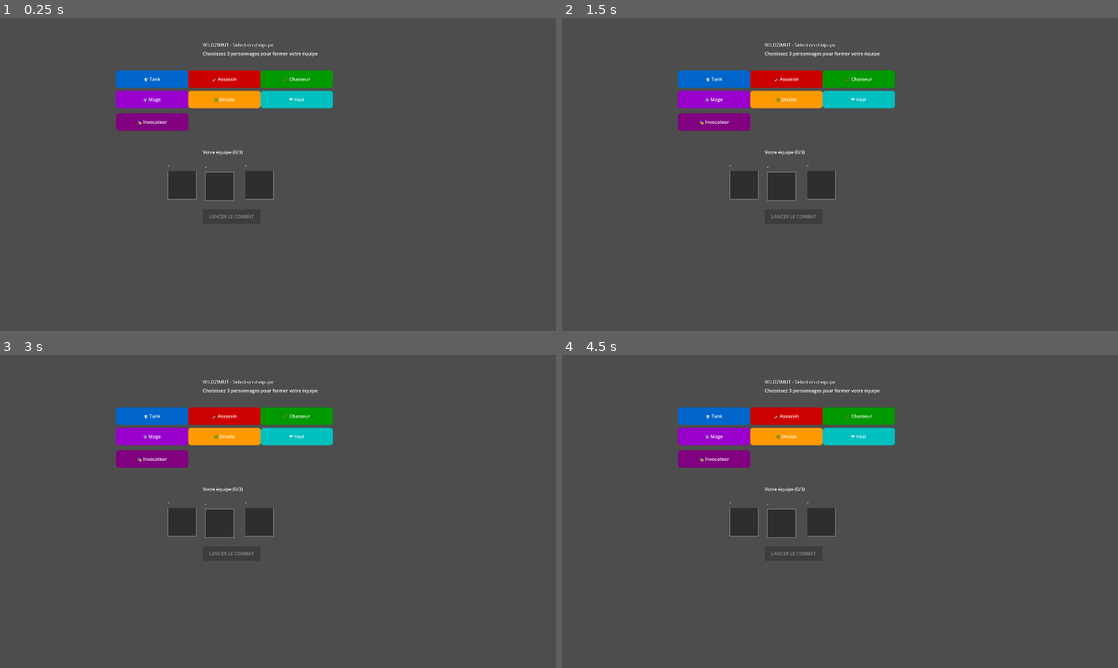
Above: before the commit, frames 1-4 (two rows, left to right).
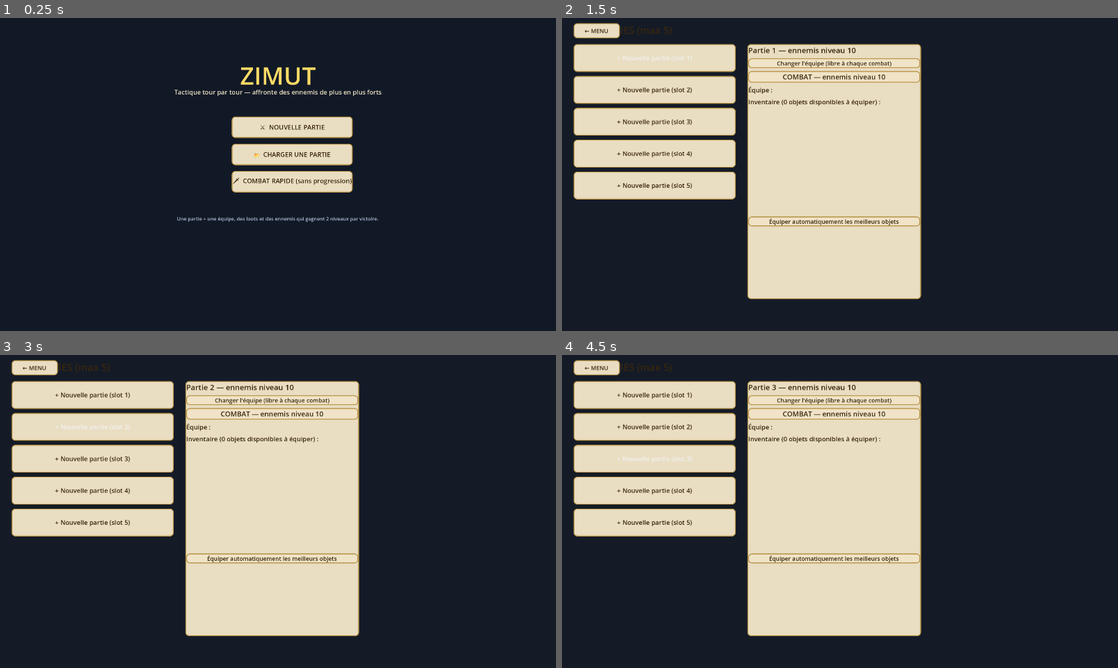
Above: after the commit, the same moments.

Repository: CharlieG42/Zimut
Game: Godot game, scene res://scenes/MainMenu.tscn
Two runs of this game, one before a commit and one after it. Both use one fixed random seed, a clock stepped at 60 frames per second and the inputs below. Before the commit the project starts from res://scenes/TeamSelection.tscn.
Inputs (mouse positions are in pixels of both pictures, inside the frame that each line leads up to):
- Up to frame 1 (0.25 s): no input
- Up to frame 2 (1.5 s): click (856, 127) at 0.5 s, where only the run after the commit has a clickable "⚔ NOUVELLE PARTIE"; click (656, 58) at 1.25 s, where only the run after the commit has a clickable "+ Nouvelle partie (slot 1)"
- Up to frame 3 (3 s): click (94, 395) at 2 s, where only the run after the commit has a clickable "+ Nouvelle partie (slot 1)"; click (94, 426) at 2.75 s, where only the run after the commit has a clickable "+ Nouvelle partie (slot 2)"
- Up to frame 4 (4.5 s): click (656, 426) at 3.5 s, where only the run after the commit has a clickable "+ Nouvelle partie (slot 2)"; click (656, 458) at 4.25 s, where only the run after the commit has a clickable "+ Nouvelle partie (slot 3)"

The runs differ from the first frame. In frame 1, 100% of the frame differs, in the area x 0-100%, y 0-100%; in frame 2, 100%; in frame 3, 100%; in frame 4, 100%.

Commit message:
feat(zimut): menu démarrage, fenêtre de loots, journal des loots, équipement par perso
- Écran de démarrage (MainMenu.tscn, nouvelle scène principale) :
  nouvelle partie, charger une partie, combat rapide sans progression
- Fin de combat : fenêtre des loots gagnés AVANT l'écran continuer/
  arrêter (types, noms, stats détaillées, niveau ennemis au prochain
  combat)
- Journal cumulé des loots par partie (loot_log) + bouton 'Voir tous
  les loots gagnés' dans l'écran des parties
- Sélection d'équipe : bouton ÉQUIPEMENT ouvrant le panneau
  d'équipement — sélection du perso, emplacements (10 slots), items
  compatibles de l'inventaire, équiper/déséquiper item par item
- L'équipe sélectionnée est synchronisée avec la partie avant
  l'équipement (l'équipement suit la classe)
- Boutons retour au menu sur SaveSlots et TeamSelection

Co-authored-by: CharlieG42 <CharlieG42@users.noreply.github.com>

Diff:
--- a/prototype/zimut/project.godot
+++ b/prototype/zimut/project.godot
@@ -11,7 +11,7 @@
 [application]
 
 config/name="Zimut_Iso"
-run/main_scene="res://scenes/TeamSelection.tscn"
+run/main_scene="res://scenes/MainMenu.tscn"
 config/features=PackedStringArray("4.7", "Forward Plus")
 config/icon="res://icon.svg"
 script/strict_mode=false
--- /dev/null
+++ b/prototype/zimut/scenes/MainMenu.tscn
@@ -0,0 +1,6 @@
+[gd_scene format=3]
+
+[ext_resource type="Script" path="res://scripts/MainMenuUI.gd" id="1"]
+
+[node name="MainMenu" type="CanvasLayer"]
+script = ExtResource("1")
--- /dev/null
+++ b/prototype/zimut/scripts/MainMenuUI.gd
@@ -0,0 +1,79 @@
+extends CanvasLayer
+## MainMenuUI.gd — Écran de démarrage : nouvelle partie, charger une partie,
+## ou combat rapide (sans progression).
+
+const COL_PANEL := Color(0.94, 0.89, 0.78, 0.97)
+const COL_BORDER := Color(0.72, 0.58, 0.28, 1.0)
+const COL_TXT := Color(0.22, 0.15, 0.05)
+
+func _ready() -> void:
+	var root := Control.new()
+	root.set_anchors_preset(Control.PRESET_FULL_RECT)
+	add_child(root)
+	var bg := ColorRect.new()
+	bg.color = Color(0.06, 0.09, 0.14, 0.95)
+	bg.set_anchors_preset(Control.PRESET_FULL_RECT)
+	root.add_child(bg)
+
+	var title := Label.new()
+	title.text = "ZIMUT"
+	title.add_theme_font_size_override("font_size", 84)
+	title.add_theme_color_override("font_color", Color(1.0, 0.86, 0.4))
+	title.position = Vector2(760, 140)
+	title.size = Vector2(400, 100)
+	title.horizontal_alignment = HORIZONTAL_ALIGNMENT_CENTER
+	root.add_child(title)
+	var sub := Label.new()
+	sub.text = "Tactique tour par tour — affronte des ennemis de plus en plus forts"
+	sub.add_theme_font_size_override("font_size", 22)
+	sub.add_theme_color_override("font_color", COL_PANEL)
+	sub.position = Vector2(560, 240)
+	sub.size = Vector2(800, 40)
+	sub.horizontal_alignment = HORIZONTAL_ALIGNMENT_CENTER
+	root.add_child(sub)
+
+	var box := VBoxContainer.new()
+	box.position = Vector2(800, 340)
+	box.add_theme_constant_override("separation", 20)
+	root.add_child(box)
+
+	box.add_child(_btn("⚔  NOUVELLE PARTIE", func() -> void:
+		# Réinitialiser le contexte de partie puis ouvrir la gestion des slots
+		GameManager.active_save = {}
+		GameManager.active_slot = -1
+		get_tree().change_scene_to_file("res://scenes/SaveSlots.tscn")))
+	box.add_child(_btn("📂  CHARGER UNE PARTIE", func() -> void:
+		GameManager.active_save = {}
+		GameManager.active_slot = -1
+		get_tree().change_scene_to_file("res://scenes/SaveSlots.tscn")))
+	box.add_child(_btn("🗡  COMBAT RAPIDE (sans progression)", func() -> void:
+		GameManager.active_save = {}
+		GameManager.active_slot = -1
+		GameManager.clear_custom_team()
+		get_tree().change_scene_to_file("res://scenes/TeamSelection.tscn")))
+
+	var hint := Label.new()
+	hint.text = "Une partie = une équipe, des loots et des ennemis qui gagnent 2 niveaux par victoire."
+	hint.add_theme_font_size_override("font_size", 17)
+	hint.add_theme_color_override("font_color", Color(0.7, 0.75, 0.85))
+	hint.position = Vector2(560, 680)
+	hint.size = Vector2(800, 40)
+	hint.horizontal_alignment = HORIZONTAL_ALIGNMENT_CENTER
+	root.add_child(hint)
+
+func _btn(txt: String, cb: Callable) -> Button:
+	var b := Button.new()
+	b.text = txt
+	b.custom_minimum_size = Vector2(340, 74)
+	b.add_theme_font_size_override("font_size", 22)
+	b.add_theme_color_override("font_color", COL_TXT)
+	var s := StyleBoxFlat.new()
+	s.bg_color = COL_PANEL
+	s.border_color = COL_BORDER
+	s.set_border_width_all(3)
+	s.set_corner_radius_all(12)
+	b.add_theme_stylebox_override("normal", s)
+	b.add_theme_stylebox_override("hover", s)
+	b.add_theme_stylebox_override("pressed", s)
+	b.pressed.connect(cb)
+	return b
--- a/prototype/zimut/scripts/ProgressionManager.gd
+++ b/prototype/zimut/scripts/ProgressionManager.gd
@@ -166,6 +166,16 @@
 	for l: Dictionary in loots:
 		data["inventory"].append(l)
 	data["last_loots"] = loots
+	# Journal cumulé des loots gagnés dans cette partie
+	var log_arr: Array = data.get("loot_log", [])
+	for l: Dictionary in loots:
+		log_arr.append({
+			"type": l.get("type", ""), "name": l.get("name", ""), "level": int(l.get("level", 0)),
+			"force": int(l.get("force", 0)), "intelligence": int(l.get("intelligence", 0)),
+			"agility": int(l.get("agility", 0)), "wisdom": int(l.get("wisdom", 0)),
+			"vita": int(l.get("vita", 0)), "defense": int(l.get("defense", 0)),
+		})
+	data["loot_log"] = log_arr
 	progression_changed.emit()
 	return data
 
--- a/prototype/zimut/scripts/SaveSlotsUI.gd
+++ b/prototype/zimut/scripts/SaveSlotsUI.gd
@@ -33,6 +33,19 @@
 	title.add_theme_color_override("font_color", COL_TXT)
 	title.position = Vector2(40, 18)
 	_root.add_child(title)
+
+	var back := Button.new()
+	back.text = "← MENU"
+	back.position = Vector2(40, 18)
+	back.custom_minimum_size = Vector2(160, 52)
+	back.add_theme_font_size_override("font_size", 20)
+	back.add_theme_color_override("font_color", COL_TXT)
+	back.add_theme_stylebox_override("normal", _flat())
+	back.pressed.connect(func() -> void:
+		GameManager.active_save = {}
+		GameManager.active_slot = -1
+		get_tree().change_scene_to_file("res://scenes/MainMenu.tscn"))
+	_root.add_child(back)
 
 	_slots_box = VBoxContainer.new()
 	_slots_box.position = Vector2(40, 90)
@@ -148,7 +161,7 @@
 	# Inventaire
 	var inv: Array = data.get("inventory", [])
 	var inv_lbl := Label.new()
-	inv_lbl.text = "Inventaire (%d objets) :" % inv.size()
+	inv_lbl.text = "Inventaire (%d objets disponibles à équiper) :" % inv.size()
 	inv_lbl.add_theme_font_size_override("font_size", 22)
 	inv_lbl.add_theme_color_override("font_color", COL_TXT)
 	_detail_box.add_child(inv_lbl)
@@ -168,6 +181,17 @@
 		row2.add_theme_font_size_override("font_size", 16)
 		row2.add_theme_color_override("font_color", COL_TXT)
 		inv_box.add_child(row2)
+	# Journal des loots gagnés (historique complet de la partie)
+	var log_arr: Array = data.get("loot_log", [])
+	if log_arr.size() > 0:
+		var log_btn := Button.new()
+		log_btn.text = "Voir tous les loots gagnés (%d)" % log_arr.size()
+		log_btn.add_theme_font_size_override("font_size", 20)
+		log_btn.add_theme_color_override("font_color", COL_TXT)
+		log_btn.add_theme_stylebox_override("normal", _flat())
+		log_btn.pressed.connect(func() -> void: _show_loot_log(log_arr))
+		_detail_box.add_child(log_btn)
+
 	# Équiper : simple boucle d'équipement auto sur l'équipe en place
 	var auto_btn := Button.new()
 	auto_btn.text = "Équiper automatiquement les meilleurs objets"
@@ -206,3 +230,41 @@
 				break
 	ProgressionManager.write_save(_current_slot, _current)
 	_show_detail(ProgressionManager.load_save(_current_slot), _current_slot)
+
+
+func _show_loot_log(log_arr: Array) -> void:
+	var dialog := PanelContainer.new()
+	dialog.add_theme_stylebox_override("panel", _flat())
+	dialog.set_anchors_preset(Control.PRESET_CENTER)
+	dialog.position = Vector2(700, 160)
+	_root.add_child(dialog)
+	var box := VBoxContainer.new()
+	box.add_theme_constant_override("separation", 8)
+	dialog.add_child(box)
+	var title := Label.new()
+	title.text = "LOOTS GAGNÉS DANS CETTE PARTIE (%d)" % log_arr.size()
+	title.add_theme_font_size_override("font_size", 24)
+	title.add_theme_color_override("font_color", COL_TXT)
+	box.add_child(title)
+	var scroll := ScrollContainer.new()
+	scroll.custom_minimum_size = Vector2(520, 520)
+	box.add_child(scroll)
+	var rows := VBoxContainer.new()
+	rows.add_theme_constant_override("separation", 6)
+	scroll.add_child(rows)
+	for it: Dictionary in log_arr:
+		var row := Label.new()
+		row.text = "✦ [%s] %s (nv%d) F%d I%d A%d S%d V%d D%d" % [
+			it.get("type", "?"), it.get("name", "?"), int(it.get("level", 0)),
+			int(it.get("force", 0)), int(it.get("intelligence", 0)), int(it.get("agility", 0)),
+			int(it.get("wisdom", 0)), int(it.get("vita", 0)), int(it.get("defense", 0))]
+		row.add_theme_font_size_override("font_size", 17)
+		row.add_theme_color_override("font_color", COL_TXT)
+		rows.add_child(row)
+	var close := Button.new()
+	close.text = "Fermer"
+	close.add_theme_font_size_override("font_size", 20)
+	close.add_theme_color_override("font_color", COL_TXT)
+	close.add_theme_stylebox_override("normal", _flat())
+	close.pressed.connect(dialog.queue_free)
+	box.add_child(close)
--- /dev/null
+++ b/prototype/zimut/scripts/TeamEquipmentUI.gd
@@ -0,0 +1,209 @@
+extends CanvasLayer
+## TeamEquipmentUI.gd — Panneau d'équipement de l'équipe pendant la sélection.
+## Sélection d'un personnage de l'équipe, puis équipement item par item
+## depuis l'inventaire de la partie active.
+
+signal closed
+
+const COL_PANEL := Color(0.94, 0.89, 0.78, 0.97)
+const COL_BORDER := Color(0.72, 0.58, 0.28, 1.0)
+const COL_TXT := Color(0.22, 0.15, 0.05)
+const COL_SEL := Color(0.98, 0.86, 0.45)
+
+var _root: Control
+var _member_list: ItemList
+var _slots_list: ItemList
+var _inv_list: ItemList
+var _stats_label: Label
+var _save: Dictionary = {}
+var _slot: int = -1
+var _member_idx: int = -1
+
+func open(save_data: Dictionary, slot: int) -> void:
+	_save = save_data
+	_slot = slot
+	_build()
+	refresh()
+
+func _build() -> void:
+	if _root != null and is_instance_valid(_root):
+		_root.queue_free()
+	_root = Control.new()
+	_root.set_anchors_preset(Control.PRESET_FULL_RECT)
+	add_child(_root)
+	var bg := ColorRect.new()
+	bg.color = Color(0.06, 0.09, 0.14, 0.92)
+	bg.set_anchors_preset(Control.PRESET_FULL_RECT)
+	_root.add_child(bg)
+
+	var title := Label.new()
+	title.text = "ÉQUIPEMENT DE L'ÉQUIPE"
+	title.add_theme_font_size_override("font_size", 34)
+	title.add_theme_color_override("font_color", COL_TXT)
+	title.position = Vector2(60, 20)
+	_root.add_child(title)
+
+	# Colonne 1 : membres de l'équipe
+	var l1 := Label.new()
+	l1.text = "Personnages :"
+	l1.position = Vector2(60, 90)
+	l1.add_theme_font_size_override("font_size", 22)
+	l1.add_theme_color_override("font_color", COL_TXT)
+	_root.add_child(l1)
+	_member_list = ItemList.new()
+	_member_list.position = Vector2(60, 130)
+	_member_list.custom_minimum_size = Vector2(300, 380)
+	_member_list.item_selected.connect(_on_member_selected)
+	_root.add_child(_member_list)
+
+	# Colonne 2 : emplacements du membre sélectionné
+	var l2 := Label.new()
+	l2.text = "Emplacements :"
+	l2.position = Vector2(400, 90)
+	l2.add_theme_font_size_override("font_size", 22)
+	l2.add_theme_color_override("font_color", COL_TXT)
+	_root.add_child(l2)
+	_slots_list = ItemList.new()
+	_slots_list.position = Vector2(400, 130)
+	_slots_list.custom_minimum_size = Vector2(340, 380)
+	_slots_list.item_selected.connect(_on_slot_selected)
+	_root.add_child(_slots_list)
+
+	# Colonne 3 : inventaire (items compatibles avec l'emplacement choisi)
+	var l3 := Label.new()
+	l3.text = "Inventaire :"
+	l3.position = Vector2(780, 90)
+	l3.add_theme_font_size_override("font_size", 22)
+	l3.add_theme_color_override("font_color", COL_TXT)
+	_root.add_child(l3)
+	_inv_list = ItemList.new()
+	_inv_list.position = Vector2(780, 130)
+	_inv_list.custom_minimum_size = Vector2(480, 380)
+	_inv_list.item_selected.connect(_on_inv_selected)
+	_root.add_child(_inv_list)
+
+	# Stats du membre avec bonus d'équipement
+	_stats_label = Label.new()
+	_stats_label.position = Vector2(400, 530)
+	_stats_label.add_theme_font_size_override("font_size", 19)
+	_stats_label.add_theme_color_override("font_color", COL_TXT)
+	_root.add_child(_stats_label)
+
+	var close := Button.new()
+	close.text = "FERMER"
+	close.position = Vector2(1160, 530)
+	close.custom_minimum_size = Vector2(180, 64)
+	close.add_theme_font_size_override("font_size", 22)
+	close.add_theme_color_override("font_color", COL_TXT)
+	close.add_theme_stylebox_override("normal", _flat(COL_SEL, COL_BORDER, 12, 3))
+	close.pressed.connect(func() -> void:
+		_root.queue_free()
+		closed.emit())
+	_root.add_child(close)
+
+func refresh() -> void:
+	_member_list.clear()
+	_slots_list.clear()
+	_inv_list.clear()
+	var team: Array = _save.get("team", [])
+	for i: int in range(team.size()):
+		var m: Dictionary = team[i]
+		var eq: Dictionary = m.get("equipment", {})
+		_member_list.add_item("%s (%d objets)" % [m.get("classe", "?"), eq.size()])
+	if _member_idx >= 0 and _member_idx < team.size():
+		_member_list.select(_member_idx)
+		_fill_slots()
+
+func _on_member_selected(idx: int) -> void:
+	_member_idx = idx
+	_fill_slots()
+
+func _fill_slots() -> void:
+	_slots_list.clear()
+	_inv_list.clear()
+	if _member_idx < 0:
+		return
+	var m: Dictionary = _save["team"][_member_idx]
+	var eq: Dictionary = m.get("equipment", {})
+	var slot_names: Array = ProgressionManager.EQUIP_SLOTS.keys()
+	for s: String in slot_names:
+		if eq.has(s):
+			var it: Dictionary = eq[s]
+			_slots_list.add_item("%s : %s" % [s, it.get("name", "?")])
+		else:
+			_slots_list.add_item("%s : (vide)" % s)
+	_update_stats()
+
+func _on_slot_selected(idx: int) -> void:
+	_inv_list.clear()
+	if _member_idx < 0:
+		return
+	var slot_names: Array = ProgressionManager.EQUIP_SLOTS.keys()
+	if idx >= slot_names.size():
+		return
+	var slot_name: String = slot_names[idx]
+	var accepted: Array = ProgressionManager.EQUIP_SLOTS[slot_name]
+	var m: Dictionary = _save["team"][_member_idx]
+	# Option déséquiper si l'emplacement est occupé
+	var eq: Dictionary = m.get("equipment", {})
+	if eq.has(slot_name):
+		_inv_list.add_item("(déséquiper)")
+	var inv: Array = _save.get("inventory", [])
+	for j: int in range(inv.size()):
+		var it: Dictionary = inv[j]
+		if accepted.has(String(it.get("type", ""))):
+			_inv_list.add_item("%s — %s (nv%d) F%d I%d A%d S%d V%d D%d" % [
+				it.get("name", "?"), it.get("type", "?"), int(it.get("level", 0)),
+				int(it.get("force", 0)), int(it.get("intelligence", 0)), int(it.get("agility", 0)),
+				int(it.get("wisdom", 0)), int(it.get("vita", 0)), int(it.get("defense", 0))])
+			_inv_list.set_item_metadata(_inv_list.item_count - 1, j)
+
+func _on_inv_selected(idx: int) -> void:
+	if _member_idx < 0 or _slot < 0:
+		return
+	var slot_names: Array = ProgressionManager.EQUIP_SLOTS.keys()
+	# L'emplacement choisi = le dernier surligné de _slots_list ; on garde
+	# le mapping par index : _on_slot_selected a déjà rempli _inv_list selon
+	# l'emplacement. On récupère l'index d'inventaire via les métadonnées.
+	var meta = _inv_list.get_item_metadata(idx)
+	var m: Dictionary = _save["team"][_member_idx]
+	var eq: Dictionary = m.get("equipment", {})
+	var sel_slots: PackedInt32Array = _slots_list.get_selected_items()
+	if sel_slots.is_empty():
+		return
+	var slot_name: String = slot_names[sel_slots[0]]
+	if meta == null:
+		# Première entrée = déséquiper
+		if eq.has(slot_name):
+			ProgressionManager.unequip_item(_save, _member_idx, slot_name)
+	else:
+		var inv_idx: int = int(meta)
+		# equip_item déplace l'ancien item vers l'inventaire automatiquement
+		var err: String = ProgressionManager.equip_item(_save, _member_idx, inv_idx)
+		if err != "":
+			print("equip error: ", err)
+			return
+	ProgressionManager.write_save(_slot, _save)
+	refresh()
+	# resélectionner le membre
+	_member_list.select(_member_idx)
+	_fill_slots()
+
+func _update_stats() -> void:
+	if _member_idx < 0:
+		_stats_label.text = ""
+		return
+	var m: Dictionary = _save["team"][_member_idx]
+	var eq: Dictionary = m.get("equipment", {})
+	var names: Array = []
+	for s: String in eq.keys():
+		names.append("%s: %s" % [s, eq[s].get("name", "?")])
+	_stats_label.text = "Équipé : %s" % ("; ".join(names) if names.size() > 0 else "rien")
+
+func _flat(bg: Color, border: Color, radius: int = 12, bw: int = 3) -> StyleBoxFlat:
+	var s := StyleBoxFlat.new()
+	s.bg_color = bg
+	s.border_color = border
+	s.set_border_width_all(bw)
+	s.set_corner_radius_all(radius)
+	return s
--- a/prototype/zimut/scripts/TeamSelectionManager.gd
+++ b/prototype/zimut/scripts/TeamSelectionManager.gd
@@ -208,6 +208,51 @@
 			start_button.pressed.disconnect(_on_start_combat)
 		start_button.pressed.connect(_on_start_combat)
 		start_button.disabled = true
+	# Retour au menu
+	var back_btn := Button.new()
+	back_btn.text = "← MENU"
+	back_btn.add_theme_font_size_override("font_size", 22)
+	back_btn.add_theme_color_override("font_color", Color(1, 1, 1))
+	back_btn.position = Vector2(-300, 560)
+	back_btn.size = Vector2(200, 60)
+	back_btn.pressed.connect(func() -> void:
+		GameManager.active_save = {}
+		GameManager.active_slot = -1
+		get_tree().change_scene_to_file("res://scenes/MainMenu.tscn"))
+	add_child(back_btn)
+
+	# Bouton d'équipement (visible si une partie active avec inventaire existe)
+	var eq_btn := Button.new()
+	eq_btn.text = "ÉQUIPEMENT"
+	eq_btn.add_theme_font_size_override("font_size", 24)
+	eq_btn.add_theme_color_override("font_color", Color(1, 1, 1))
+	eq_btn.position = Vector2(70, 560)
+	eq_btn.size = Vector2(260, 70)
+	eq_btn.pressed.connect(_open_equipment)
+	add_child(eq_btn)
+
+func _open_equipment() -> void:
+	if GameManager.active_slot < 0 or GameManager.active_save.is_empty():
+		return
+	# Synchroniser l'équipe de la partie avec la sélection en cours
+	# (les membres changent librement à chaque combat)
+	var sel_classes: Array = []
+	for entry: Dictionary in selected_team:
+		sel_classes.append(entry["name"])
+	var old_team: Array = GameManager.active_save.get("team", [])
+	var new_team: Array = []
+	for classe: String in sel_classes:
+		var kept_eq: Dictionary = {}
+		for om: Dictionary in old_team:
+			if String(om.get("classe", "")) == classe:
+				kept_eq = om.get("equipment", {})
+				break
+		new_team.append({"classe": classe, "equipment": kept_eq})
+	GameManager.active_save["team"] = new_team
+	ProgressionManager.write_save(GameManager.active_slot, GameManager.active_save)
+	var ui := load("res://scripts/TeamEquipmentUI.gd").new()
+	add_child(ui)
+	ui.open(GameManager.active_save, GameManager.active_slot)
 
 
 # ─── Survol : affiche les stats détaillées via tooltip natif (déjà câblé) ──
--- a/prototype/zimut/scripts/UIManager.gd
+++ b/prototype/zimut/scripts/UIManager.gd
@@ -684,6 +684,12 @@
 	await get_tree().create_timer(1.4).timeout
 	if game_manager == null or not game_manager.game_over:
 		return
+	if victory and not game_manager.active_save.is_empty():
+		_show_loot_window()
+		return
+	_show_game_over(victory)
+
+func _show_game_over(victory: bool) -> void:
 	Sfx.play("win" if victory else "lose")
 	_over_title.text = "VICTOIRE !" if victory else "DÉFAITE"
 	_over_title.add_theme_color_override("font_color", Color(1, 0.9, 0.35) if victory else Color(1, 0.35, 0.3))
@@ -691,6 +697,59 @@
 	_over.visible = true
 	_over.modulate.a = 0.0
 	create_tween().tween_property(_over, "modulate:a", 1.0, 0.5)
+
+## Fenêtre de loots après victoire, avant l'écran de fin de combat.
+func _show_loot_window() -> void:
+	var save: Dictionary = game_manager.active_save
+	var loots: Array = save.get("last_loots", [])
+	Sfx.play("win")
+	var panel := PanelContainer.new()
+	panel.add_theme_stylebox_override("panel", _flat(Color(0.94, 0.89, 0.78, 0.97), Color(0.72, 0.58, 0.28), 16, 4))
+	panel.set_anchors_preset(Control.PRESET_CENTER)
+	panel.position = Vector2(660, 240)
+	_root.add_child(panel)
+	var box := VBoxContainer.new()
+	box.add_theme_constant_override("separation", 12)
+	panel.add_child(box)
+
+	var title := Label.new()
+	title.text = "VICTOIRE !  Ennemis niveau %d au prochain combat" % int(save.get("level", 10))
+	title.add_theme_font_size_override("font_size", 28)
+	title.add_theme_color_override("font_color", Color(0.22, 0.15, 0.05))
+	box.add_child(title)
+
+	if loots.is_empty():
+		var none := Label.new()
+		none.text = "Aucun loot cette fois..."
+		none.add_theme_font_size_override("font_size", 20)
+		none.add_theme_color_override("font_color", Color(0.4, 0.3, 0.1))
+		box.add_child(none)
+	else:
+		var lbl := Label.new()
+		lbl.text = "Objets gagnés (%d) :" % loots.size()
+		lbl.add_theme_font_size_override("font_size", 22)
+		lbl.add_theme_color_override("font_color", Color(0.22, 0.15, 0.05))
+		box.add_child(lbl)
+		for it: Dictionary in loots:
+			var row := Label.new()
+			row.text = "  ✦ [%s] %s (nv%d) — F%d I%d A%d S%d V%d D%d" % [
+				it.get("type", "?"), it.get("name", "?"), int(it.get("level", 0)),
+				int(it.get("force", 0)), int(it.get("intelligence", 0)), int(it.get("agility", 0)),
+				int(it.get("wisdom", 0)), int(it.get("vita", 0)), int(it.get("defense", 0))]
+			row.add_theme_font_size_override("font_size", 19)
+			row.add_theme_color_override("font_color", Color(0.35, 0.25, 0.08))
+			box.add_child(row)
+
+	var cont := Button.new()
+	cont.text = "CONTINUER"
+	cont.custom_minimum_size = Vector2(320, 66)
+	cont.add_theme_font_size_override("font_size", 24)
+	cont.add_theme_color_override("font_color", Color(0.22, 0.15, 0.05))
+	cont.add_theme_stylebox_override("normal", _flat(Color(0.98, 0.86, 0.45), Color(0.72, 0.58, 0.28), 12, 3))
+	cont.pressed.connect(func() -> void:
+		panel.queue_free()
+		_show_game_over(true))
+	box.add_child(cont)
 
 
 func hide_game_over_panel() -> void:
